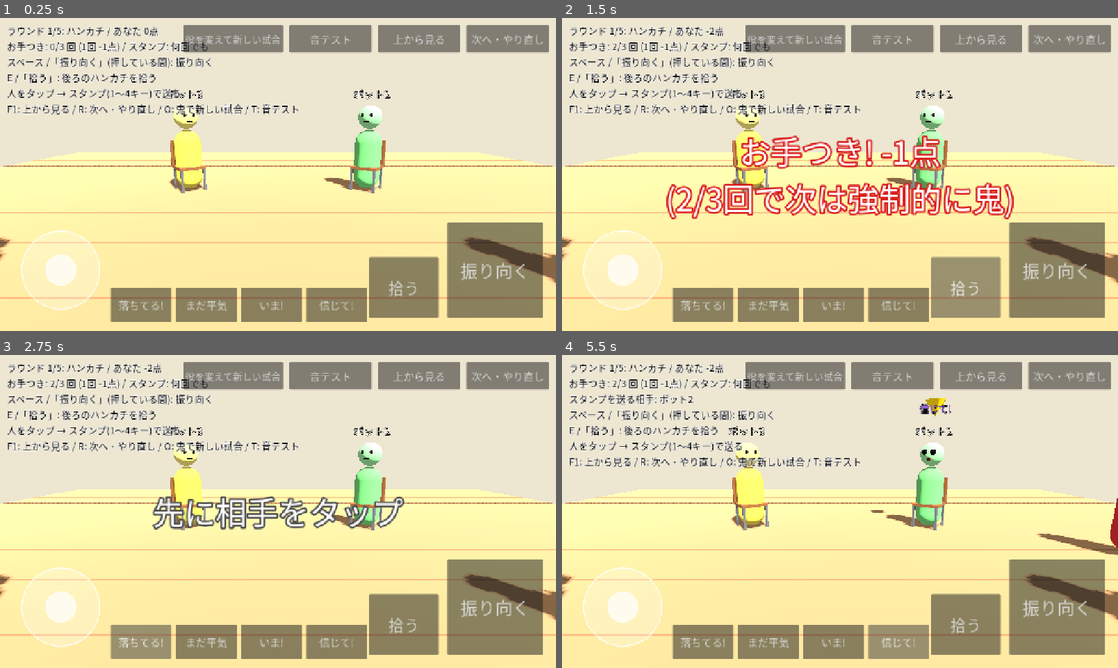
Above: before the commit, frames 1-4 (two rows, left to right).
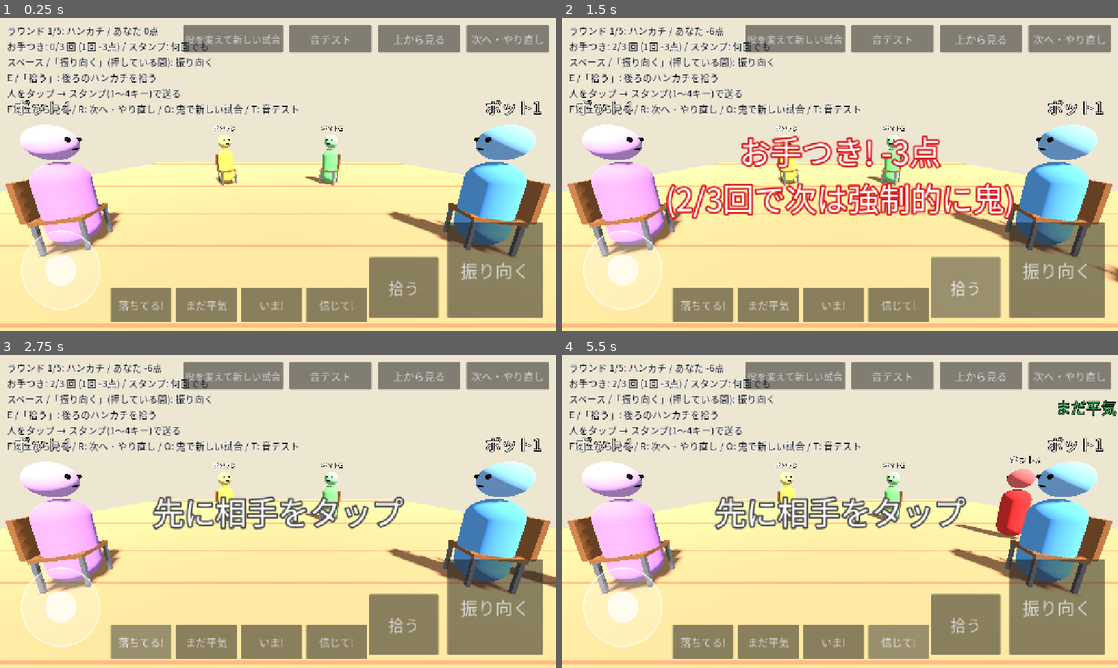
Above: after the commit, the same moments.

Repository: LisaYuumi/ushiro-micha-dame
Game: Godot game, scene res://scenes/main.tscn
Two runs of this game, one before a commit and one after it. Both use one fixed random seed, a clock stepped at 60 frames per second and the inputs below.
Inputs (mouse positions are in pixels of both pictures, inside the frame that each line leads up to):
- Up to frame 1 (0.25 s): no input
- Up to frame 2 (1.5 s): click "振り向く" at 0.5 s; click "拾う" at 1.25 s
- Up to frame 3 (2.75 s): click "落ちてる!" at 2 s
- Up to frame 4 (5.5 s): click "まだ平気" at 2.75 s; click "いま!" at 3.5 s; tap Enter at 4.25 s; move the mouse to (962, 495) at 4.27 s; hold D (move_right) 4.28-5 s; tap N (banana_chaser) at 4.35 s; click (962, 495) at 4.42 s; click "信じて!" at 5 s

The runs differ from the first frame. In frame 1, 21% of the frame differs, in the area x 0-100%, y 8-99%; in frame 2, 19%; in frame 3, 20%; in frame 4, 27%, in the area x 0-100%, y 3-99%.

Commit message:
Neighbors: visible but what falls behind them is hidden; no stamps to them
- Seat camera is wide again (120 degrees) so the people next to you are
  in view, but an item dropped behind them is not drawn on your camera
- Stamps cannot be sent to neighbors (bots follow the same rule), and
  neighbors cannot be picked as a stamp target
- お手つき now costs 3 points, and every loss costs 3 points

Co-Authored-By: Claude Opus 5.5 <noreply@anthropic.com>
Claude-Session: https://claude.ai/code/session_018gGhz8RHTqLMKymXrJnaB4

Diff:
--- a/scripts/bot/bot_brain.gd
+++ b/scripts/bot/bot_brain.gd
@@ -111,19 +111,16 @@
 	for t in state.actors:
 		if t.id == a.id or t.role != GameState.Role.SEATED or state.active_stamps.has(t.id):
 			continue
+		if not GameState.can_see_behind(a.seat_index, t.seat_index):
+			continue # 両どなりには送れない
 		if state.seat_pass_age[t.seat_index] <= GameConfig.BOT_STAMP_RECENT_PASS:
 			targets.append(t)
 	if targets.is_empty():
 		return
 	var target: GameState.Actor = targets[rng.randi_range(0, targets.size() - 1)]
 	var honest := rng.randf() < GameConfig.BOT_STAMP_HONEST_CHANCE
-	var say_look := false
-	if GameState.can_see_behind(a.seat_index, target.seat_index):
-		var behind := state.has_handkerchief_behind(target)
-		say_look = behind if honest else not behind
-	else:
-		# 両どなりの後ろは見えないので、当てずっぽう
-		say_look = rng.randf() < 0.5
+	var behind := state.has_handkerchief_behind(target)
+	var say_look := behind if honest else not behind
 	var kind := Stamps.SAFE
 	if say_look:
 		var r := rng.randf()
--- a/scripts/core/game_config.gd
+++ b/scripts/core/game_config.gd
@@ -41,8 +41,9 @@
 
 # --- 見え方 ---
 ## 自分の席から見える左右の幅(度)。画面の形(横長のスマホなど)に関係なく同じになる。
-## 90 なら、向かいの2人の後ろは見えて、両どなりの後ろは見えない
-const SEAT_CAM_HFOV := 90.0
+## 両どなりの人の姿まで見える広さ。両どなりの後ろに落ちた物は、見え方のルール
+## (GameState.can_see_behind)で自分の画面には映さない
+const SEAT_CAM_HFOV := 120.0
 
 # --- 振り向き ---
 ## 振り向くのにかかる時間(秒)
@@ -118,9 +119,10 @@
 ## 点数(企画書の仮の点数表)
 const SCORE_ONI_SAT := 3
 const SCORE_CHASER_TOUCHED := 3
-const SCORE_MISSED := -2
+## 負けた人(座られた・タッチされた・気づかなかった)
+const SCORE_LOSE := -3
 ## お手つき1回の点数。もっと痛くしたいときは -2 などに
-const SCORE_OTETSUKI := -1
+const SCORE_OTETSUKI := -3
 ## この回数お手つきすると、次のラウンドは強制的に鬼(鬼になったら回数は 0 に戻る)
 const OTETSUKI_LIMIT := 3
 
--- a/scripts/core/game_state.gd
+++ b/scripts/core/game_state.gd
@@ -406,6 +406,10 @@
 	if phase != Phase.WALKING and phase != Phase.DROPPED:
 		return false
 	if sender.stamps_left == 0 or not (kind in Stamps.ALL):
+		return false
+	if not can_see_behind(sender.seat_index, target.seat_index):
+		# 後ろが見えない両どなりには送れない
+		events.append({"type": "stamp_blocked", "sender": sender_id, "target": target_id, "reason": "neighbor"})
 		return false
 	if active_stamps.has(target_id):
 		events.append({"type": "stamp_blocked", "sender": sender_id, "target": target_id})
@@ -777,8 +781,7 @@
 			scores[winner_id] += GameConfig.SCORE_ONI_SAT
 		"touched":
 			scores[winner_id] += GameConfig.SCORE_CHASER_TOUCHED
-		"missed":
-			scores[loser_id] += GameConfig.SCORE_MISSED
+	scores[loser_id] += GameConfig.SCORE_LOSE
 	result["scores"] = scores.duplicate()
 	for a in actors:
 		a.move_dir = Vector3.ZERO
--- a/scripts/main.gd
+++ b/scripts/main.gd
@@ -176,7 +176,10 @@
 				hud.show_stamp("", Color.WHITE)
 		"stamp_blocked":
 			if e["sender"] == me:
-				hud.show_message("先に別のスタンプが届いていた", Color(0.3, 0.3, 0.3), 1.2)
+				if e.get("reason", "") == "neighbor":
+					hud.show_message("となりの人には送れない", Color(0.3, 0.3, 0.3), 1.2)
+				else:
+					hud.show_message("先に別のスタンプが届いていた", Color(0.3, 0.3, 0.3), 1.2)
 		"dropped":
 			_last_sound = "本物"
 		"rustle":
--- a/scripts/view/world_view.gd
+++ b/scripts/view/world_view.gd
@@ -5,6 +5,8 @@
 
 ## 自分の体を自分のカメラに映さないためのレイヤー
 const SELF_LAYER := 2
+## 自分の席からは見えない物(両どなりの後ろに落ちた物)を置くレイヤー
+const HIDDEN_LAYER := 3
 
 var _actor_nodes := {} # id -> Node3D
 var _seat_cam: Camera3D
@@ -92,6 +94,7 @@
 	else:
 		_handkerchief.visible = state.handkerchief_on_floor
 		_handkerchief.position = state.handkerchief_position
+	_hide_item_if_not_visible_to_me(state)
 	_update_footsteps(state)
 
 
@@ -310,6 +313,19 @@
 		l.modulate = STAMP_COLORS[s["kind"]]
 
 
+## 座っている自分から見えない席(両どなり)の後ろに落ちた物は、自分の席のカメラに映さない。
+## (上から見る確認用カメラには映る)
+func _hide_item_if_not_visible_to_me(state: GameState) -> void:
+	var me := state.get_local_player()
+	var hidden := state.handkerchief_on_floor and me.role == GameState.Role.SEATED \
+			and state.drop_target_seat != me.seat_index \
+			and not GameState.can_see_behind(me.seat_index, state.drop_target_seat)
+	var bits := 1 << (HIDDEN_LAYER - 1) if hidden else 1
+	for c in _handkerchief.get_children():
+		if c is VisualInstance3D:
+			c.layers = bits
+
+
 ## 落とし物の仮の形(大きさ・色)。ラウンドごとに重くなる
 const ITEM_SHAPES := [
 	[Vector3(0.35, 0.02, 0.35), Color(0.97, 0.97, 1.0)], # ハンカチ
@@ -396,6 +412,9 @@
 	for a in state.actors:
 		if a.id == state.local_player_id or a.role != GameState.Role.SEATED:
 			continue
+		var me := state.get_local_player()
+		if me.role == GameState.Role.SEATED and not GameState.can_see_behind(me.seat_index, a.seat_index):
+			continue # 両どなりはスタンプの相手に選べない
 		for h in [0.9, 1.45]:
 			var p: Vector3 = a.position + Vector3(0, h, 0)
 			if cam.is_position_behind(p):
@@ -421,7 +440,7 @@
 	_seat_cam.fov = GameConfig.SEAT_CAM_HFOV
 	_seat_cam.near = 0.05
 	# 自分の体のレイヤーを映さない
-	_seat_cam.cull_mask = 0xFFFFF & ~(1 << (SELF_LAYER - 1))
+	_seat_cam.cull_mask = 0xFFFFF & ~(1 << (SELF_LAYER - 1)) & ~(1 << (HIDDEN_LAYER - 1))
 	add_child(_seat_cam)
 	_seat_cam.make_current()
 	_update_seat_camera(state, 0.0)
@@ -450,7 +469,7 @@
 	if me.role != GameState.Role.SEATED:
 		_seat_cam.cull_mask = 0xFFFFF
 	else:
-		_seat_cam.cull_mask = 0xFFFFF & ~self_bit
+		_seat_cam.cull_mask = 0xFFFFF & ~self_bit & ~(1 << (HIDDEN_LAYER - 1))
 	if me.role != GameState.Role.SEATED:
 		var out := Vector3(me.position.x, 0.0, me.position.z).normalized()
 		var want := me.position + out * GameConfig.CHASE_CAM_DISTANCE + Vector3(0, GameConfig.CHASE_CAM_HEIGHT, 0)
--- a/tests/smoke_test.gd
+++ b/tests/smoke_test.gd
@@ -321,22 +321,26 @@
 
 
 func _test_stamp_rules() -> void:
+	# 席は 0〜4 の輪。両どなり(差が1)には送れず、向かい(差が2か3)には送れる
 	var s := GameState.new()
 	s.start_round(41)
-	_check(s.send_stamp(1, 2, Stamps.SAFE), "座っている人どうしでスタンプが届く")
+	s.take_events()
+	_check(s.send_stamp(1, 3, Stamps.SAFE), "向かいの人にスタンプが届く")
 	_check(_has(s.take_events(), "stamp"), "届いたお知らせが出る")
-	_check(not s.send_stamp(3, 2, Stamps.DROPPED), "表示中の人には届かない(早い者勝ち)")
+	_check(not s.send_stamp(0, 3, Stamps.DROPPED), "表示中の人には届かない(早い者勝ち)")
 	_check(_has(s.take_events(), "stamp_blocked"), "届かなかったお知らせが出る")
+	_check(not s.send_stamp(1, 2, Stamps.SAFE), "となりの人には送れない")
+	var ev := s.take_events()
+	_check(ev.size() == 1 and ev[0].get("reason", "") == "neighbor", "となりだから送れなかった、とわかる")
 	_check(not s.send_stamp(1, 1, Stamps.SAFE), "自分には送れない")
-	_check(not s.send_stamp(s.oni_id, 2, Stamps.SAFE), "鬼は送れない")
-	_check(not s.send_stamp(1, 3, "unknown"), "知らない種類は送れない")
+	_check(not s.send_stamp(s.oni_id, 3, Stamps.SAFE), "鬼は送れない")
+	_check(not s.send_stamp(1, 4, "unknown"), "知らない種類は送れない")
 	for i in int((GameConfig.STAMP_SHOW_TIME + 0.1) / STEP):
 		s.tick(STEP)
 	_check(_has(s.take_events(), "stamp_end"), "3秒で消える")
-	_check(not s.active_stamps.has(2), "消えたら表示中ではない")
-	_check(s.send_stamp(3, 2, Stamps.DROPPED), "消えたあとはまた届く")
-	_check(s.send_stamp(1, 4, Stamps.NOW), "2つ目も送れる")
-	_check(s.send_stamp(1, 0, Stamps.NOW), "3つ目も送れる(何回でも送れる)")
+	_check(not s.active_stamps.has(3), "消えたら表示中ではない")
+	_check(s.send_stamp(1, 3, Stamps.DROPPED), "消えたあとはまた届く")
+	_check(s.send_stamp(1, 4, Stamps.NOW), "3つ目も送れる(何回でも送れる)")
 	_check(s.get_actor(1).stamps_left == GameConfig.STAMPS_PER_ROUND, "何回でもの設定なら残りは減らない")
 
 
@@ -607,7 +611,7 @@
 	var before: Dictionary = s2.scores.duplicate()
 	var e2 := _run_until(s2, "result", 200.0)
 	_check(e2["reason"] == "missed", "(確認用)だれも気づかなければ見逃し")
-	_check(s2.scores[e2["loser"]] == before[e2["loser"]] + GameConfig.SCORE_MISSED, "気づかなかった人は %d 点" % GameConfig.SCORE_MISSED)
+	_check(s2.scores[e2["loser"]] == before[e2["loser"]] + GameConfig.SCORE_LOSE, "気づかなかった人は %d 点" % GameConfig.SCORE_LOSE)
 	var s3 := _chasing_state(65)
 	var c := s3.get_actor(s3.chaser_id)
 	var e3 := {}
